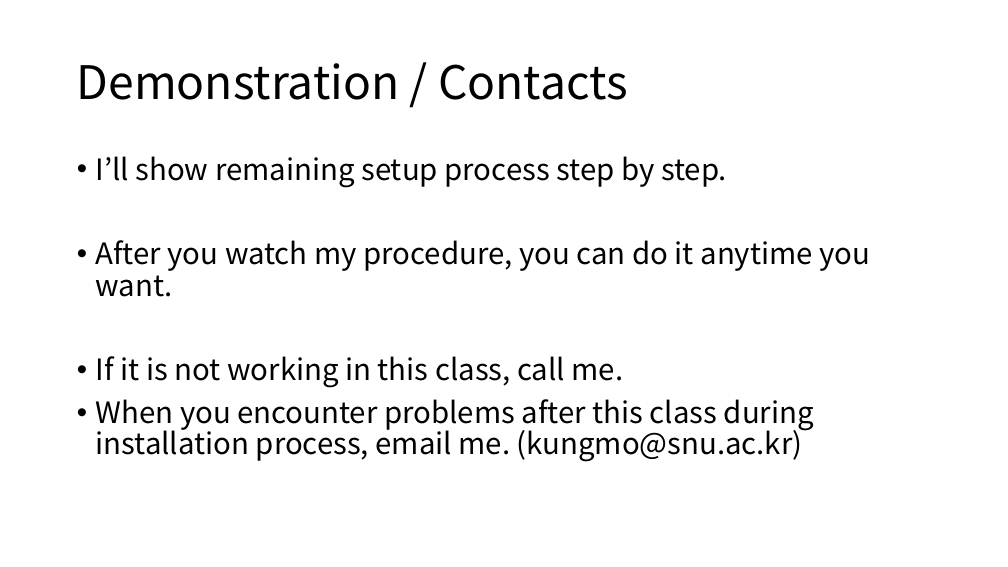
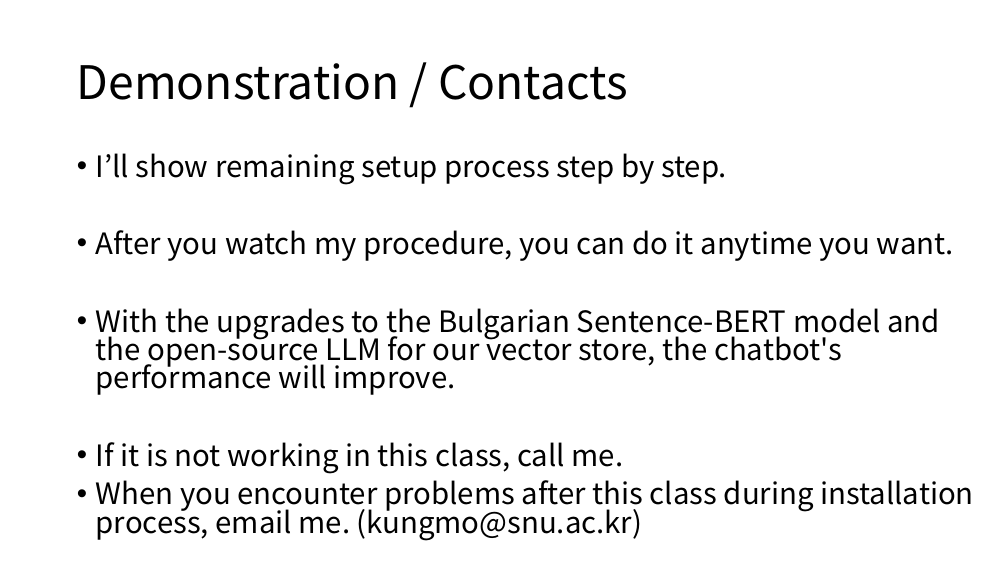
Before and after one commit to kungmo/science_qna_rag_irqa_chatbot_bg, a slide deck: slide 13 of High School Science Q&A Chatbot Day 2.pptx (slide 12 before the commit). Drawn at 1008x567 pixels with LibreOffice and Linux fonts; fonts in the diff are those of the drawing. Boxes give left, top, right and bottom in pixels: in the first picture for what was removed or moved away, otherwise in the second. Text is boxed around its words. In the diff, an @@ line names an element or a change of style, - is before the commit and + after.

```diff
--- a/High School Science Q&A Chatbot Day 2.pptx
+++ b/High School Science Q&A Chatbot Day 2.pptx
@@ text at [96, 153, 974, 541]: line spacing 0.9 to 0.8 @@
@@ text at [96, 308, 940, 395]: paragraph added @@
+• With the upgrades to the Bulgarian Sentence-BERT model and the open-source LLM for our vector store, the chatbot's performance will improve.
```
Also in this commit, not shown: 1 other slide changed, 2 slides added.
